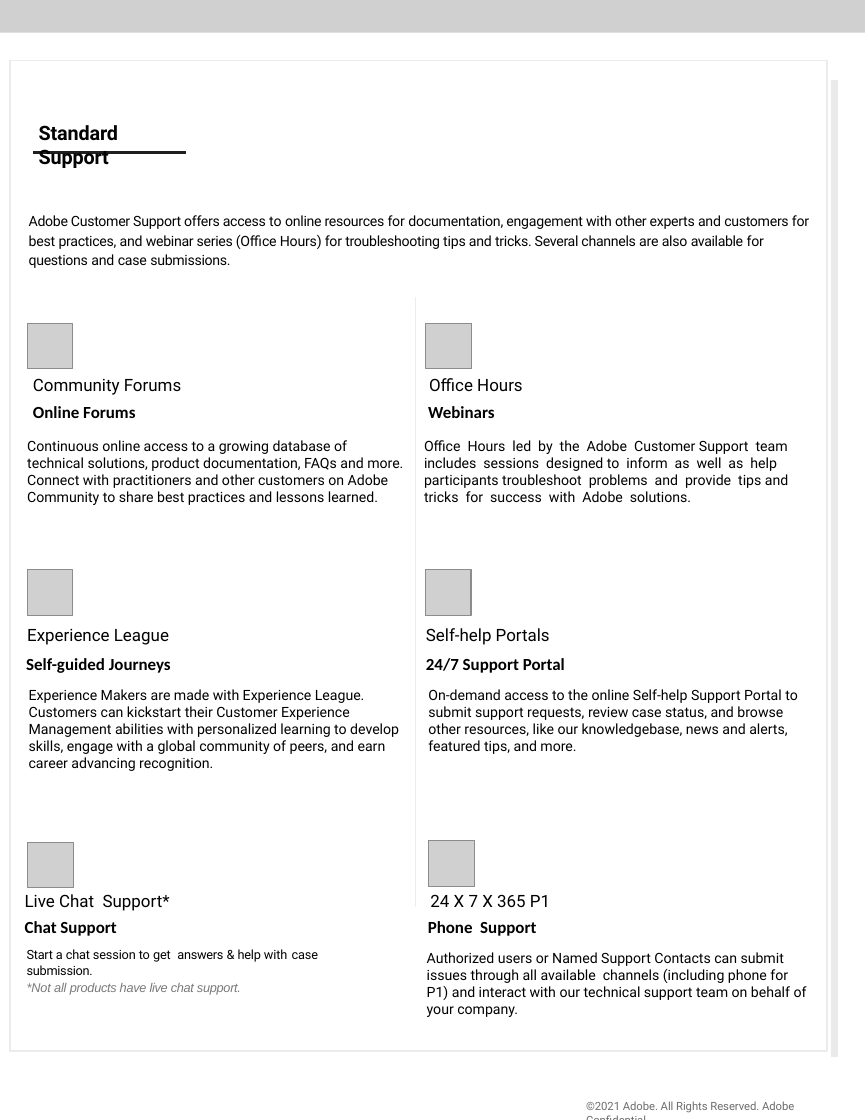
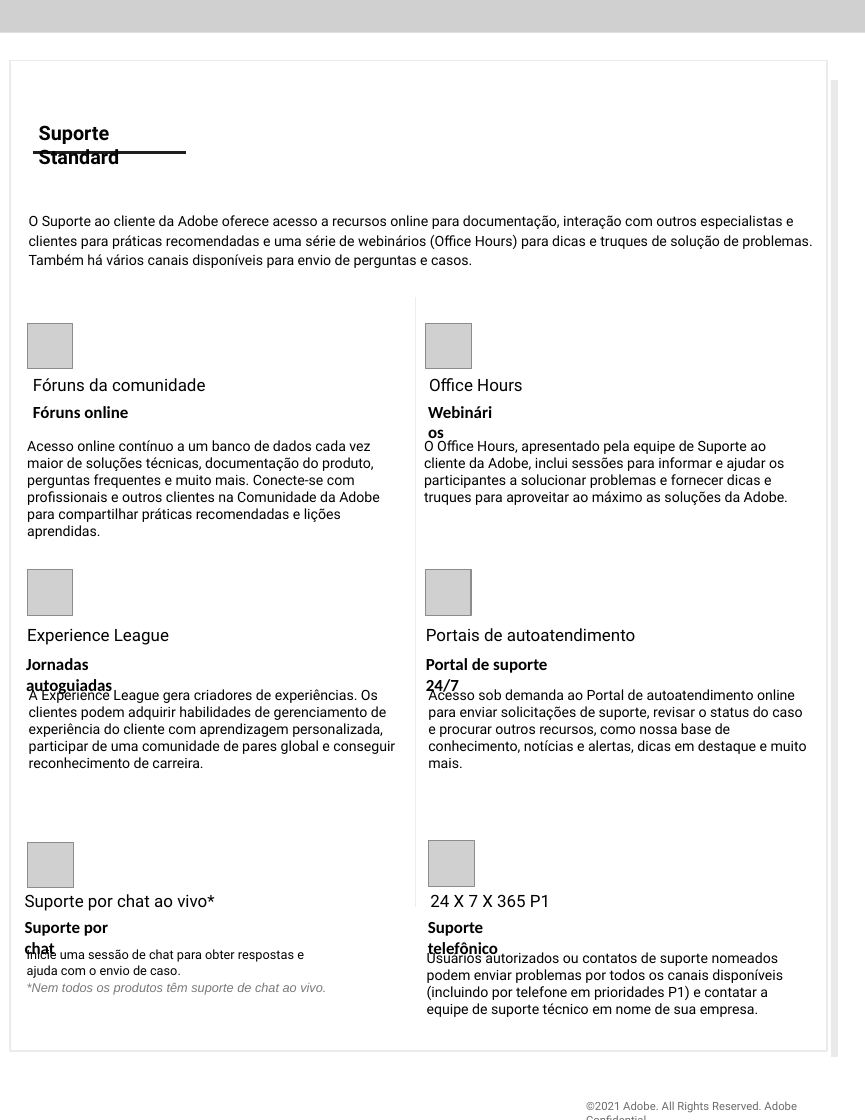
Before and after one commit to AdobeDocs/support-resources.pt-BR, a slide deck: slide 2 of help/data-sheets/assets/StandardSupportDatasheet.pptx. Drawn at 865x1120 pixels with LibreOffice and Linux fonts; fonts in the diff are those of the drawing; grey boxes stand for pictures; background and template pictures are left out. Boxes give left, top, right and bottom in pixels: in the first picture for what was removed or moved away, otherwise in the second. Text is boxed around its words. In the diff, an @@ line names an element or a change of style, - is before the commit and + after.

```diff
--- a/help/data-sheets/assets/StandardSupportDatasheet.pptx
+++ b/help/data-sheets/assets/StandardSupportDatasheet.pptx
@@ text at box(39, 125, 120, 165): text changed @@
-Standard Support
+Suporte Standard
@@ text at box(29, 215, 812, 268): text changed @@
-Adobe Customer Support offers access to online resources for documentation, engagement with other experts and customers for best practices, and webinar series (Office Hours) for troubleshooting tips and tricks. Several channels are also available for questions and case submissions.
+O Suporte ao cliente da Adobe oferece acesso a recursos online para documentação, interação com outros especialistas e clientes para práticas recomendadas e uma série de webinários (Office Hours) para dicas e truques de solução de problemas. Também há vários canais disponíveis para envio de perguntas e casos.
@@ text at box(358, 235, 426, 246): text changed @@
-Webinars
+Webinários
@@ text at box(33, 378, 205, 391): text changed @@
-Community Forums
+Fóruns da comunidade
@@ text at box(33, 406, 128, 418): text changed @@
-Online Forums
+Fóruns online
@@ text at box(27, 440, 380, 522): text changed @@
-Continuous online access to a growing database of technical solutions, product documentation, FAQs and more. Connect with practitioners and other customers on Adobe Community to share best practices and lessons learned.
+Acesso online contínuo a um banco de dados cada vez maior de soluções técnicas, documentação do produto, perguntas frequentes e muito mais. Conecte-se com profissionais e outros clientes na Comunidade da Adobe para compartilhar práticas recomendadas e lições aprendidas.
@@ text at box(424, 440, 788, 505): text changed @@
-Office Hours led by the Adobe Customer Support team includes sessions designed to inform as well as help participants troubleshoot problems and provide tips and tricks for success with Adobe solutions.
+O Office Hours, apresentado pela equipe de Suporte ao cliente da Adobe, inclui sessões para informar e ajudar os participantes a solucionar problemas e fornecer dicas e truques para aproveitar ao máximo as soluções da Adobe.
@@ text at box(426, 628, 636, 641): text changed @@
-Self-help Portals
+Portais de autoatendimento
@@ text at box(26, 658, 112, 696): text changed @@
-Self-guided Journeys
+Jornadas autoguiadas
@@ text at box(426, 658, 547, 696): text changed @@
-24/7 Support Portal
+Portal de suporte 24/7
@@ text at box(29, 687, 395, 754): text changed @@
-Experience Makers are made with Experience League. Customers can kickstart their Customer Experience Management abilities with personalized learning to develop skills, engage with a global community of peers, and earn career advancing recognition.
+A Experience League gera criadores de experiências. Os clientes podem adquirir habilidades de gerenciamento de experiência do cliente com aprendizagem personalizada, participar de uma comunidade de pares global e conseguir reconhecimento de carreira.
@@ text at box(428, 687, 807, 768): text changed @@
-On-demand access to the online Self-help Support Portal to submit support requests, review case status, and browse other resources, like our knowledgebase, news and alerts, featured tips, and more.
+Acesso sob demanda ao Portal de autoatendimento online para enviar solicitações de suporte, revisar o status do caso e procurar outros recursos, como nossa base de conhecimento, notícias e alertas, dicas em destaque e muito mais.
@@ text at box(25, 894, 150, 911): text changed @@
-Chat Support
+Suporte por chat
@@ text at box(25, 922, 326, 992): text changed @@
-Live Chat Support*
+Suporte por chat ao vivo*
@@ text at box(428, 922, 498, 959): text changed @@
-Phone Support
+Suporte telefônico
@@ text at box(27, 948, 304, 994): text changed @@
-Start a chat session to get answers & help with case submission.
-*Not all products have live chat support.
+Inicie uma sessão de chat para obter respostas e ajuda com o envio de caso.
+*Nem todos os produtos têm suporte de chat ao vivo.
@@ text at box(427, 950, 783, 1017): text changed @@
-Authorized users or Named Support Contacts can submit issues through all available channels (including phone for P1) and interact with our technical support team on behalf of your company.
+Usuários autorizados ou contatos de suporte nomeados podem enviar problemas por todos os canais disponíveis (incluindo por telefone em prioridades P1) e contatar a equipe de suporte técnico em nome de sua empresa.
@@ text "©2021 Adobe. All Rights Reserved. ..." at box(586, 1101, 797, 1113): letter spacing -0.1 to 0 pt @@
```
Also in this commit, not shown: 2 other slides changed, 7 other files.
